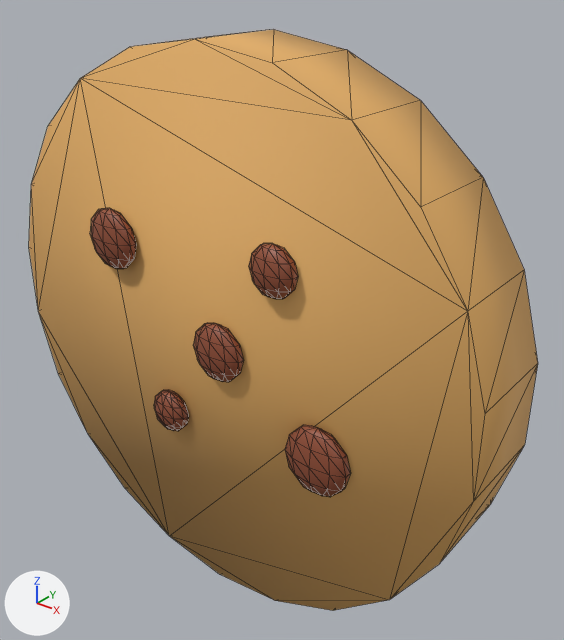
The glTF model game/assets/resources/models/cookie.glb as it was, and as the next commit left it.
Both versions are drawn from a camera (50 mm lens) standing at (0.828, -0.909, 0.626) and looking at (0.054, 0.059, 0.025). Arrows for +X, +Y and +Z are at lower left; the lights stay in place. The first picture is the older version. Mesh edges are drawn as thin lines. Vertices at exactly the same position are counted once.

Objects in the first picture: 'cookie'.
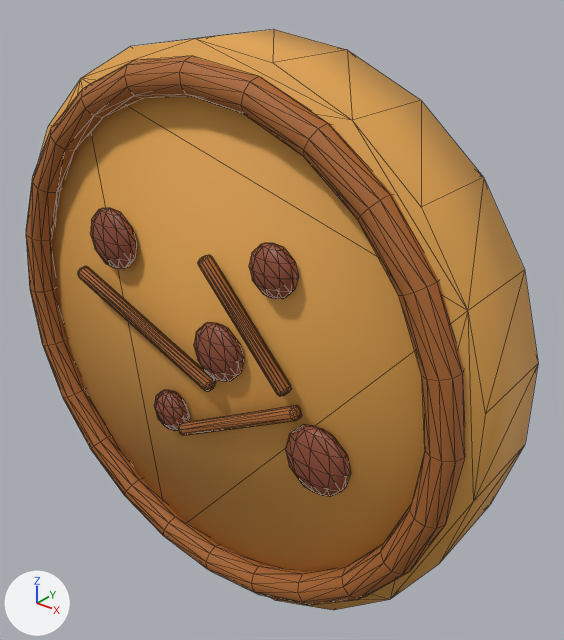
Edits to the bpy script that builds the scene:
```text
Change mat_cookie_biscuit:
    mat_cookie_biscuit.base_color: (0.76, 0.42, 0.13) -> (0.76, 0.37, 0.075)  # orange #e2ad65 -> orange #e2a44d
Add mat_cookie_toast:
    mat_cookie_toast = principled_material('cookie_toast')
    mat_cookie_toast.base_color = (0.4, 0.13, 0.025)  # brown #aa652c
    mat_cookie_toast.roughness = 0.68
Change me_cylinder:
    used by ob_cookie; location = (0.0, 0.0, 0.0)
    remove me_cylinder.from_pydata(...)  # 304 vertices, 584 faces; spans x -0.495..0.495, y -0.105..0.105, z -0.5..0.5
    add me_cylinder.from_pydata(...)  # 712 vertices, 1388 faces; spans x -0.495..0.495, y -0.106..0.106, z -0.5..0.5
    me_cylinder part 1: the loose piece of 44 vertices spanning x -0.495..0.495, y -0.07..0.105, z -0.5..0.5 is moved by (0.0, 0.001, 0.0)
    me_cylinder part 2: a new loose piece, a torus around y (ring radius 0.45, tube radius 0.028) spanning x -0.478..0.478, y -0.106..-0.052, z -0.478..0.478, in mat_cookie_toast (brown #aa652c)
    me_cylinder part 3: a new loose piece of 56 vertices spanning x -0.301..0.026, y -0.104..-0.081, z -0.061..0.086, in mat_cookie_toast (brown #aa652c)
    me_cylinder part 4: a new loose piece of 56 vertices spanning x -0.06..0.21, y -0.104..-0.081, z -0.177..-0.023, in mat_cookie_toast (brown #aa652c)
    me_cylinder part 5: a new loose piece of 56 vertices spanning x 0.011..0.189, y -0.104..-0.081, z -0.01..0.185, in mat_cookie_toast (brown #aa652c)
    me_cylinder part 6: 40 vertices moved within x -0.241..0.269, y -0.079..-0.067, z -0.185..0.225; 220 vertices removed from x -0.266..0.297, y -0.105..-0.061, z -0.191..0.231; 220 vertices added at x -0.266..0.297, y -0.104..-0.06, z -0.191..0.231
    add me_cylinder.materials.append(mat_cookie_toast)  # brown #aa652c
```

Location of each change, [x1, y1, x2, y2] in pixels of the pictures (564 x 640 px; the box of a moved part takes in the faces that stretch with it):
'cookie', recoloured, reshaped: before [29, 29, 538, 610]; after [26, 29, 538, 610]
part 1 of me_cylinder, moved or reshaped: before [29, 29, 538, 610]; after [39, 29, 538, 610]
part 2 of me_cylinder, added (brown): after [26, 56, 466, 605]
part 3 of me_cylinder, added: after [78, 266, 216, 392]
part 4 of me_cylinder, added (brown): after [178, 405, 302, 435]
part 5 of me_cylinder, added (brown): after [198, 255, 292, 396]
part 6 of me_cylinder, moved or reshaped: [90, 208, 351, 497] in both
